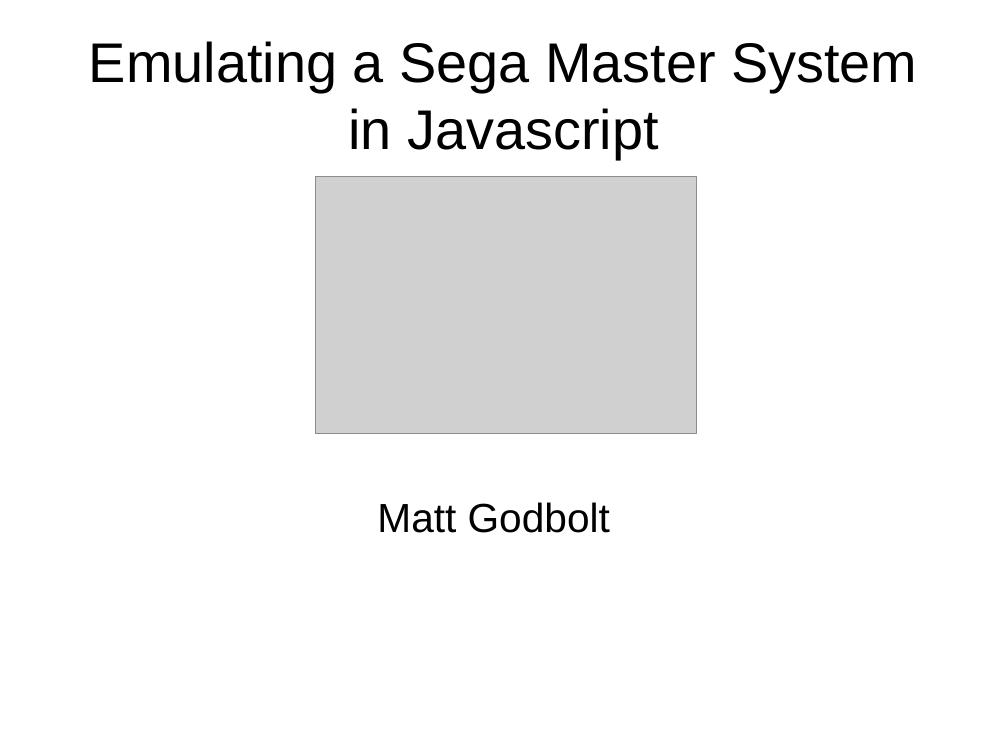
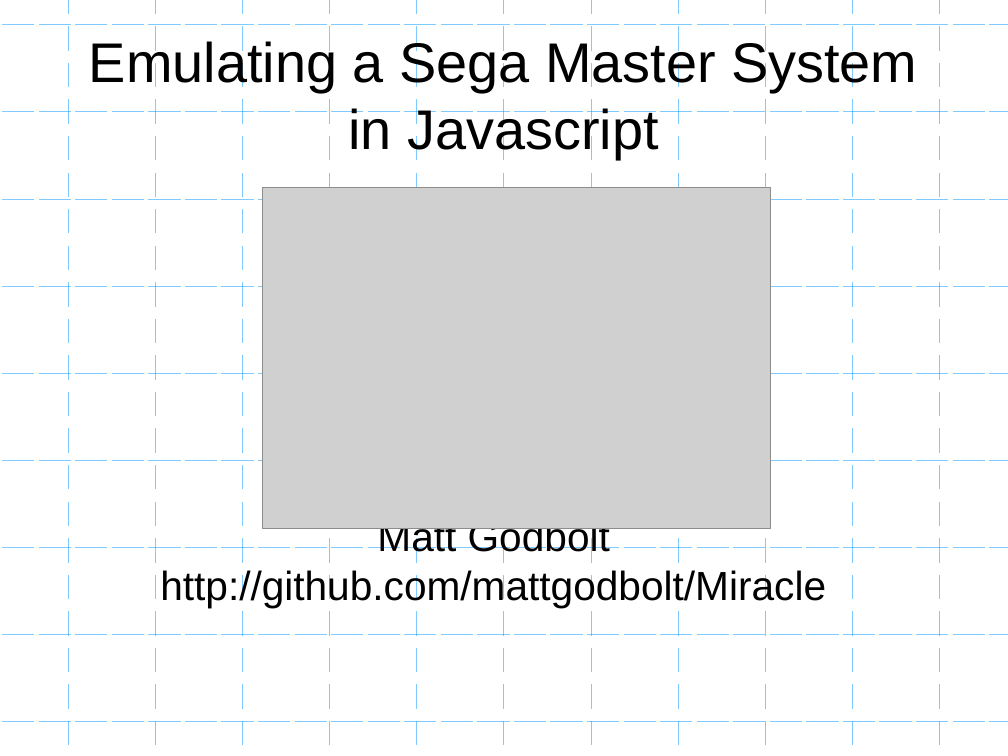
Before and after one commit to mattgodbolt/miracle-sms-emulator, a slide deck: slide 1 of emulating.odp. Drawn at 1008x756 pixels with LibreOffice and Linux fonts; fonts in the diff are those of the drawing; grey boxes stand for pictures; background and template pictures are left out. Boxes give left, top, right and bottom in pixels: in the first picture for what was removed or moved away, otherwise in the second. Text is boxed around its words. In the diff, an @@ line names an element or a change of style, - is before the commit and + after.

```diff
--- a/emulating.odp
+++ b/emulating.odp
@@ freeform shape added at <box>0,25,1008,722</box>, outline #0099FF 0 pt @@
@@ freeform shape added at <box>69,0,940,752</box>, outline #0099FF 0 pt @@
@@ picture: place and size @@
-picture at <box>316,177,697,433</box>
+picture at <box>263,188,770,530</box>
@@ subtitle "Matt Godbolt": place and size @@
-subtitle "Matt Godbolt" at <box>377,502,610,533</box>
+subtitle "Matt Godbolt" at <box>160,528,826,608</box>
@@ subtitle at <box>160,570,826,608</box>: paragraph added @@
+http://github.com/mattgodbolt/Miracle
```
Also in this commit, not shown: 24 other slides changed, 6 slides added, 5 other files.
